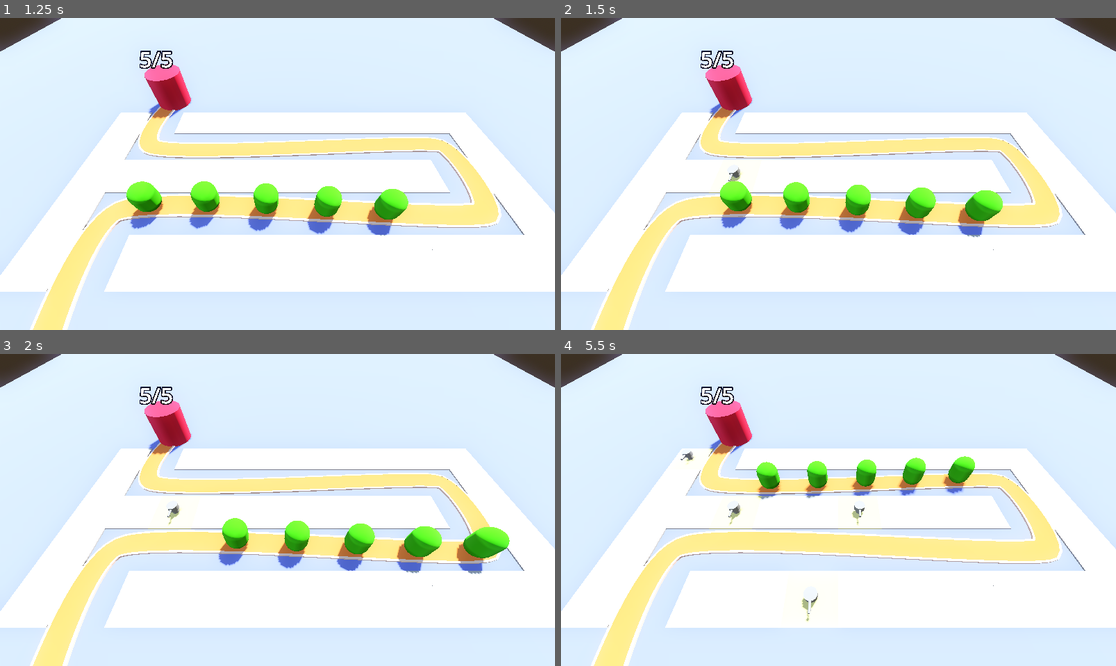
Above: before the commit, frames 1-4 (two rows, left to right).
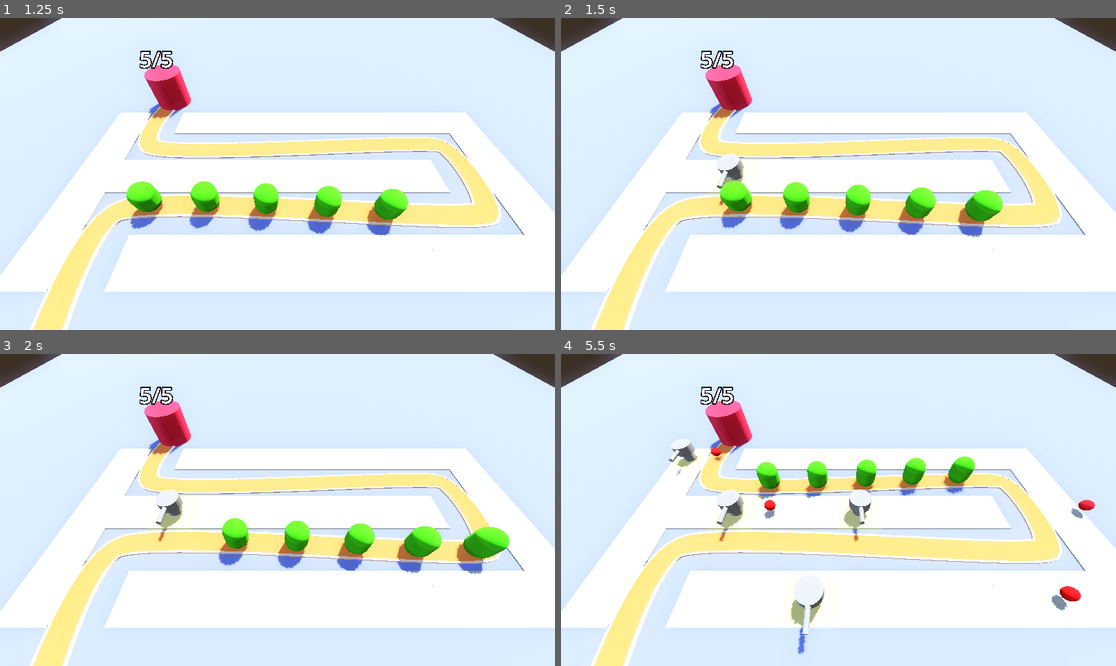
Above: after the commit, the same moments.

Repository: ConnerGordon/barbarian-blaster
Game: Godot game, scene res://levels/baselevel.tscn
Two runs of this game, one before a commit and one after it. Both use one fixed random seed, a clock stepped at 60 frames per second and the inputs below.
Inputs (mouse positions are in pixels of both pictures, inside the frame that each line leads up to):
- Up to frame 1 (1.25 s): move the mouse to (399, 158) at 0.52 s; click (399, 158) at 0.6 s
- Up to frame 2 (1.5 s): move the mouse to (727, 189) at 1.27 s; click (727, 189) at 1.35 s
- Up to frame 3 (2 s): no input
- Up to frame 4 (5.5 s): move the mouse to (894, 441) at 2.02 s; click (894, 441) at 2.1 s; move the mouse to (810, 572) at 2.77 s; click (810, 572) at 2.85 s; move the mouse to (1005, 556) at 3.52 s; click (1005, 556) at 3.6 s; move the mouse to (672, 463) at 4.27 s; click (672, 463) at 4.35 s; move the mouse to (866, 510) at 5.02 s; click (866, 510) at 5.1 s

Frame 1 is identical in both runs. In frame 2, 0.2% of the frame differs, in the area x 28-34%, y 43-61%; in frame 3, 0.3%; in frame 4, 1.8%, in the area x 19-97%, y 28-97%.

Commit message:
projectile adeed

Diff:
--- /dev/null
+++ b/projectiles/projectile.gd
@@ -0,0 +1,18 @@
+extends Area3D
+
+@export var direction := Vector3.FORWARD
+
+@export var speed := 30.0
+# Called when the node enters the scene tree for the first time.
+func _ready() -> void:
+	pass # Replace with function body.
+
+
+# Called every frame. 'delta' is the elapsed time since the previous frame.
+func _physics_process(delta: float) -> void:
+	position += direction * speed * delta
+
+
+
+func _on_timer_timeout() -> void:
+	queue_free()
--- /dev/null
+++ b/projectiles/projectile.tscn
@@ -0,0 +1,28 @@
+[gd_scene load_steps=5 format=3 uid="uid://bdid3kg22ir4m"]
+
+[ext_resource type="Script" uid="uid://c12vi3twmengg" path="res://projectiles/projectile.gd" id="1_wrf7x"]
+
+[sub_resource type="StandardMaterial3D" id="StandardMaterial3D_ighsu"]
+albedo_color = Color(1, 0, 0, 1)
+
+[sub_resource type="SphereMesh" id="SphereMesh_7nr1q"]
+material = SubResource("StandardMaterial3D_ighsu")
+
+[sub_resource type="SphereShape3D" id="SphereShape3D_7ypqm"]
+
+[node name="projectile" type="Area3D"]
+top_level = true
+script = ExtResource("1_wrf7x")
+
+[node name="MeshInstance3D" type="MeshInstance3D" parent="."]
+mesh = SubResource("SphereMesh_7nr1q")
+
+[node name="CollisionShape3D" type="CollisionShape3D" parent="."]
+shape = SubResource("SphereShape3D_7ypqm")
+
+[node name="Timer" type="Timer" parent="."]
+wait_time = 2.0
+one_shot = true
+autostart = true
+
+[connection signal="timeout" from="Timer" to="." method="_on_timer_timeout"]
--- a/turret/turretManager.gd
+++ b/turret/turret.gd
@@ -1,5 +1,5 @@
 extends Node3D
-
+@export var proj = preload("res://projectiles/projectile.tscn")
 
 # Called when the node enters the scene tree for the first time.
 func _ready() -> void:
@@ -9,3 +9,10 @@
 # Called every frame. 'delta' is the elapsed time since the previous frame.
 func _process(delta: float) -> void:
 	pass
+
+
+func _on_timer_timeout() -> void:
+	var inst = proj.instantiate()
+	inst.position = position + Vector3(0,1,0)
+	inst.direction = Vector3(cos(rotation.x),0,sin(rotation.z))
+	add_child(inst)
--- a/turret/turret.tscn
+++ b/turret/turret.tscn
@@ -1,4 +1,6 @@
-[gd_scene load_steps=4 format=3 uid="uid://crmtyoi82pkfo"]
+[gd_scene load_steps=5 format=3 uid="uid://crmtyoi82pkfo"]
+
+[ext_resource type="Script" uid="uid://mcmk81numtu7" path="res://turret/turret.gd" id="1_vfthy"]
 
 [sub_resource type="CylinderMesh" id="CylinderMesh_pweg5"]
 top_radius = 0.3
@@ -14,6 +16,8 @@
 height = 1.0
 
 [node name="Turret" type="Node3D"]
+transform = Transform3D(2, 0, 0, 0, 2, 0, 0, 0, 2, 0, 0, 0)
+script = ExtResource("1_vfthy")
 
 [node name="turret_base" type="MeshInstance3D" parent="."]
 transform = Transform3D(1, 0, 0, 0, 1, 0, 0, 0, 1, 0, 0.5, 0)
@@ -26,3 +30,8 @@
 [node name="MeshInstance3D" type="MeshInstance3D" parent="turret_base"]
 transform = Transform3D(1, 0, 0, 0, -4.371139e-08, -1, 0, 1, -4.371139e-08, 0, 0.41379523, 0.76765645)
 mesh = SubResource("CylinderMesh_2876l")
+
+[node name="Timer" type="Timer" parent="."]
+autostart = true
+
+[connection signal="timeout" from="Timer" to="." method="_on_timer_timeout"]
Not shown, added: projectiles/projectile.gd.uid
Not shown, added: turret/turret.gd.uid
Not shown, removed: turret/turretManager.gd.uid
